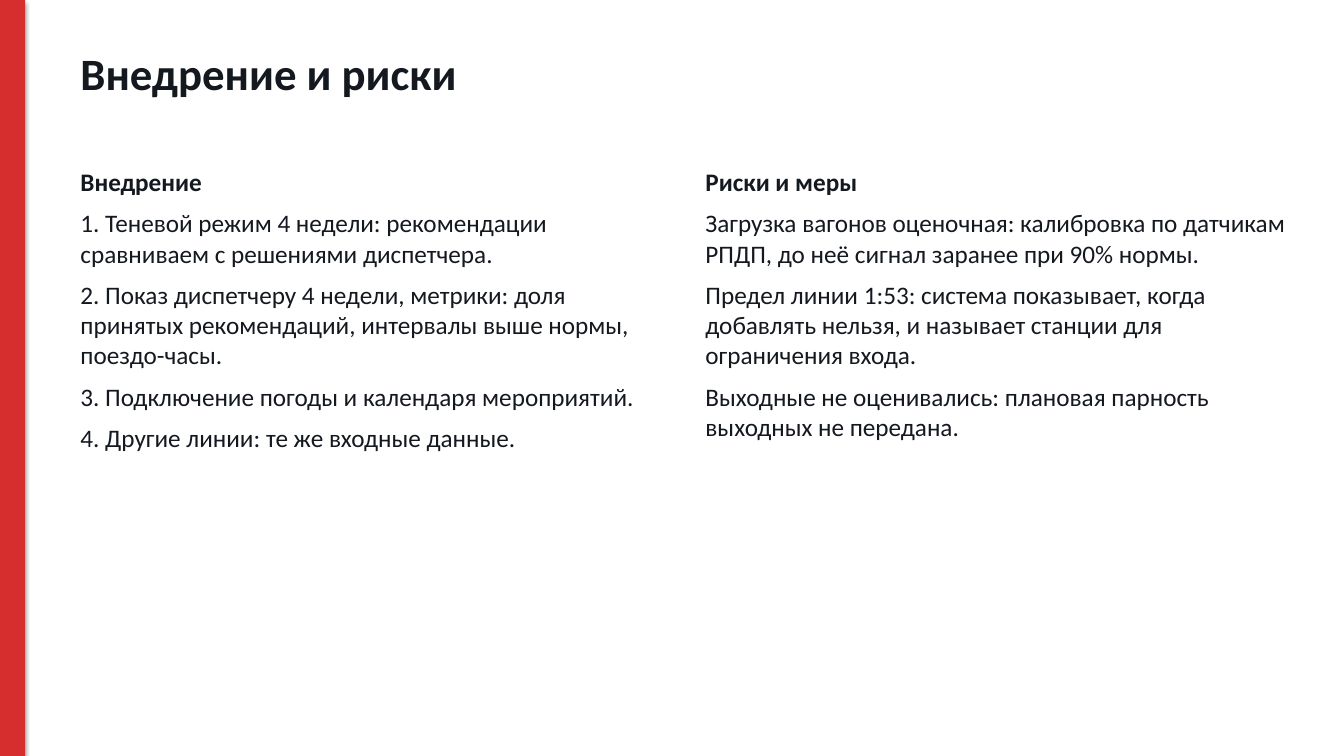
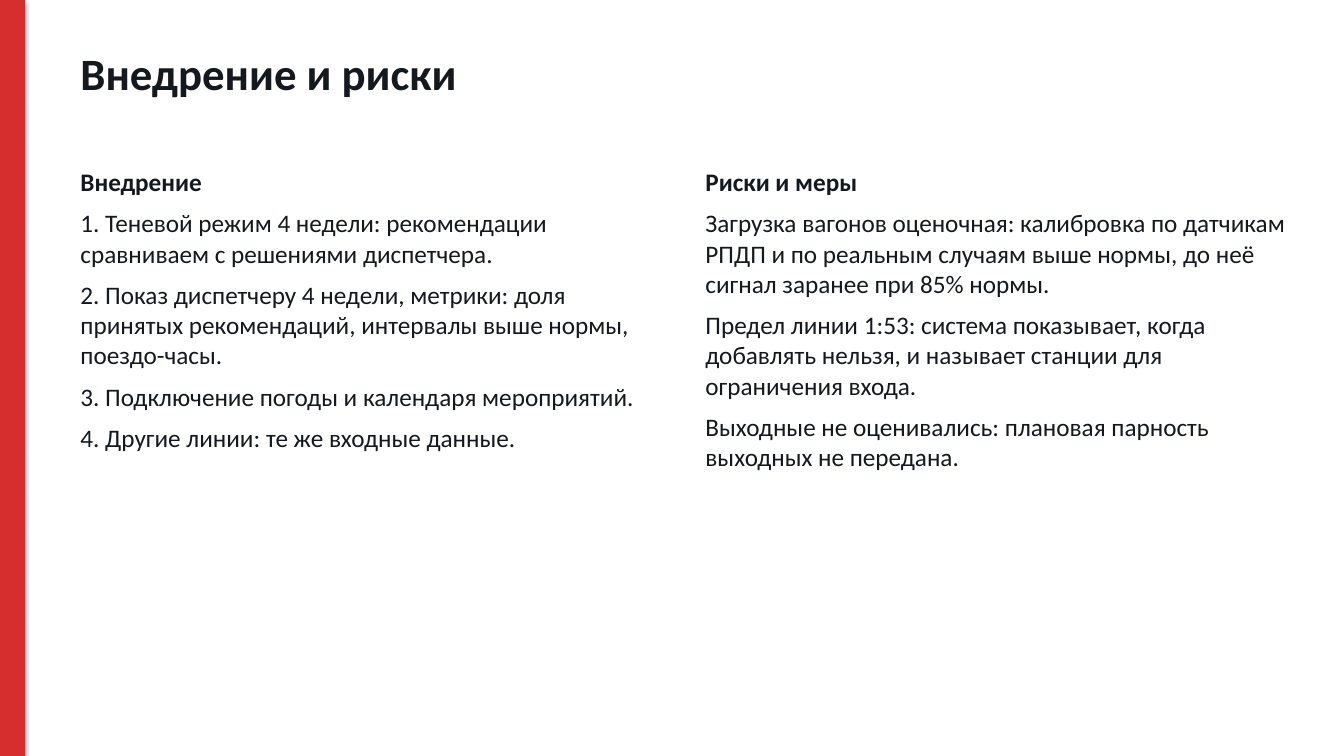
Before and after one commit to ellen-darb/my-project, a slide deck: slide 9 of docs/presentation.pptx. Drawn at 1344x756 pixels with LibreOffice and Linux fonts; fonts in the diff are those of the drawing. Boxes give left, top, right and bottom in pixels: in the first picture for what was removed or moved away, otherwise in the second. Text is boxed around its words. In the diff, an @@ line names an element or a change of style, - is before the commit and + after.

```diff
--- a/docs/presentation.pptx
+++ b/docs/presentation.pptx
@@ text at (705, 215, 1285, 297): text changed @@
-Загрузка вагонов оценочная: калибровка по датчикам РПДП, до неё сигнал заранее при 90% нормы.
+Загрузка вагонов оценочная: калибровка по датчикам РПДП и по реальным случаям выше нормы, до неё сигнал заранее при 85% нормы.
```
Also in this commit, not shown: 6 other slides changed, 23 other files.
